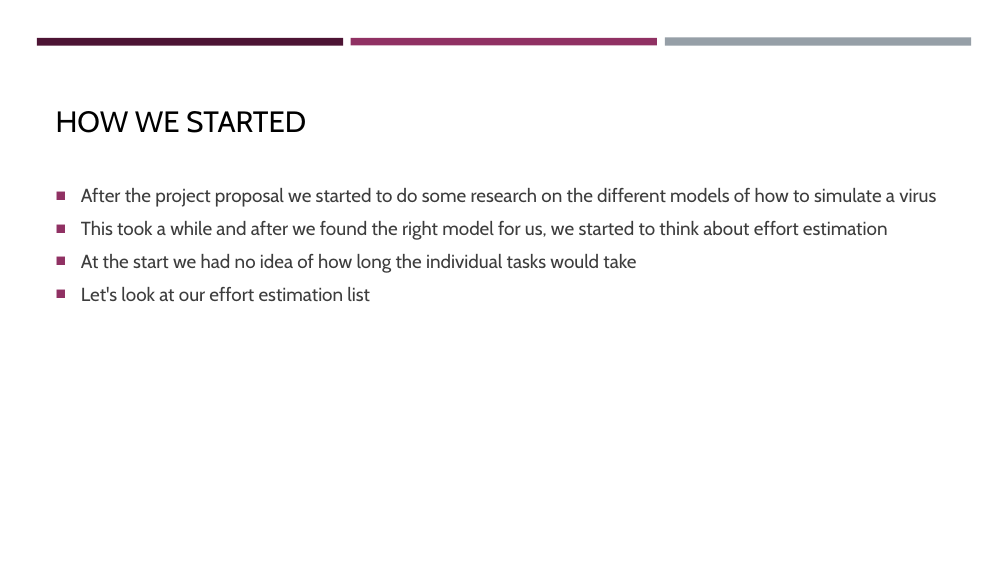
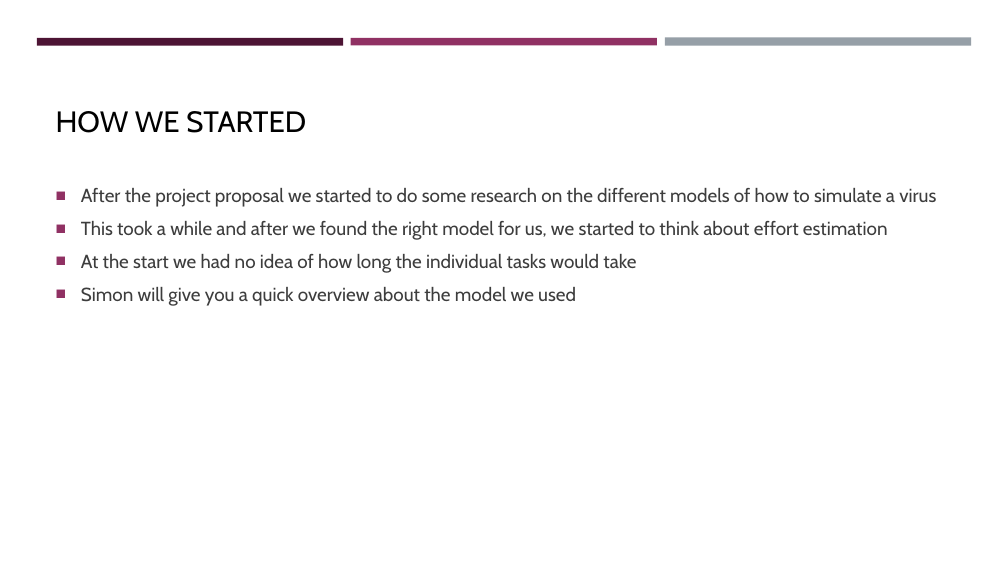
Before and after one commit to Dominik-Ortbauer/if.05.61_01-project-repository, a slide deck: slide 4 of 01_ProjectPlanning/Pandemic_Simulator.pptx (slide 3 before the commit). Drawn at 1008x567 pixels with LibreOffice and Linux fonts; fonts in the diff are those of the drawing; background and template pictures are left out. Boxes give left, top, right and bottom in pixels: in the first picture for what was removed or moved away, otherwise in the second. Text is boxed around its words. In the diff, an @@ line names an element or a change of style, - is before the commit and + after.

```diff
--- a/01_ProjectPlanning/Pandemic_Simulator.pptx
+++ b/01_ProjectPlanning/Pandemic_Simulator.pptx
@@ text at box(81, 287, 576, 306): text changed @@
-■ Let's look at our effort estimation list
+■ Simon will give you a quick overview about the model we used
```
Also in this commit, not shown: 1 other slide changed, 1 slide added, 1 slide removed, 4 other files.
